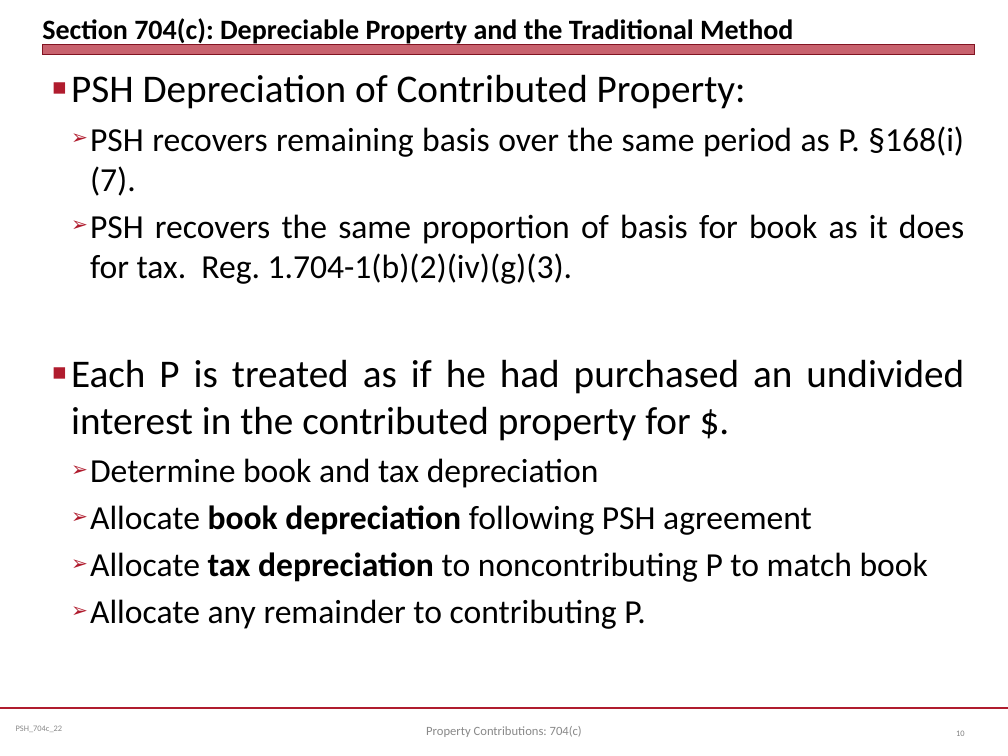
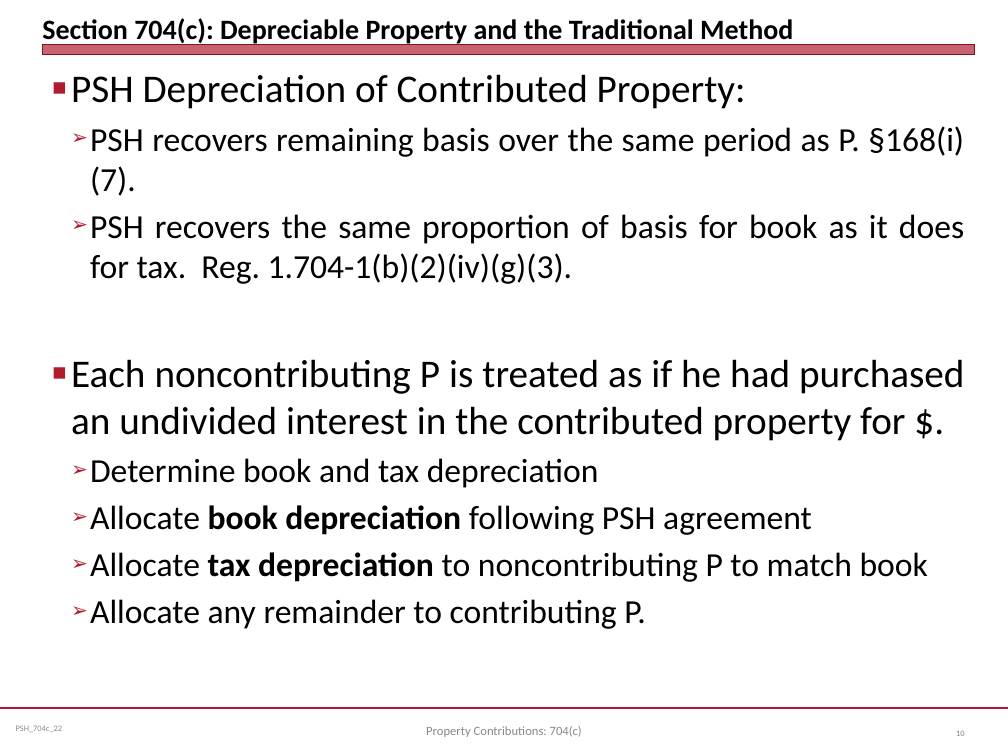
Before and after one commit to jmc877/Partnership-Tax, a slide deck: slide 10 of slides/PSH_704c_22.pptx. Drawn at 1008x756 pixels with LibreOffice and Linux fonts; fonts in the diff are those of the drawing. Boxes give left, top, right and bottom in pixels: in the first picture for what was removed or moved away, otherwise in the second. Text is boxed around its words. In the diff, an @@ line names an element or a change of style, - is before the commit and + after.

```diff
--- a/slides/PSH_704c_22.pptx
+++ b/slides/PSH_704c_22.pptx
@@ text at bbox=[71, 359, 964, 441]: text changed @@
-■ Each P is treated as if he had purchased an undivided interest in the contributed property for $.
+■ Each noncontributing P is treated as if he had purchased an undivided interest in the contributed property for $.
```
Also in this commit, not shown: 3 other slides changed, 1 other file.
